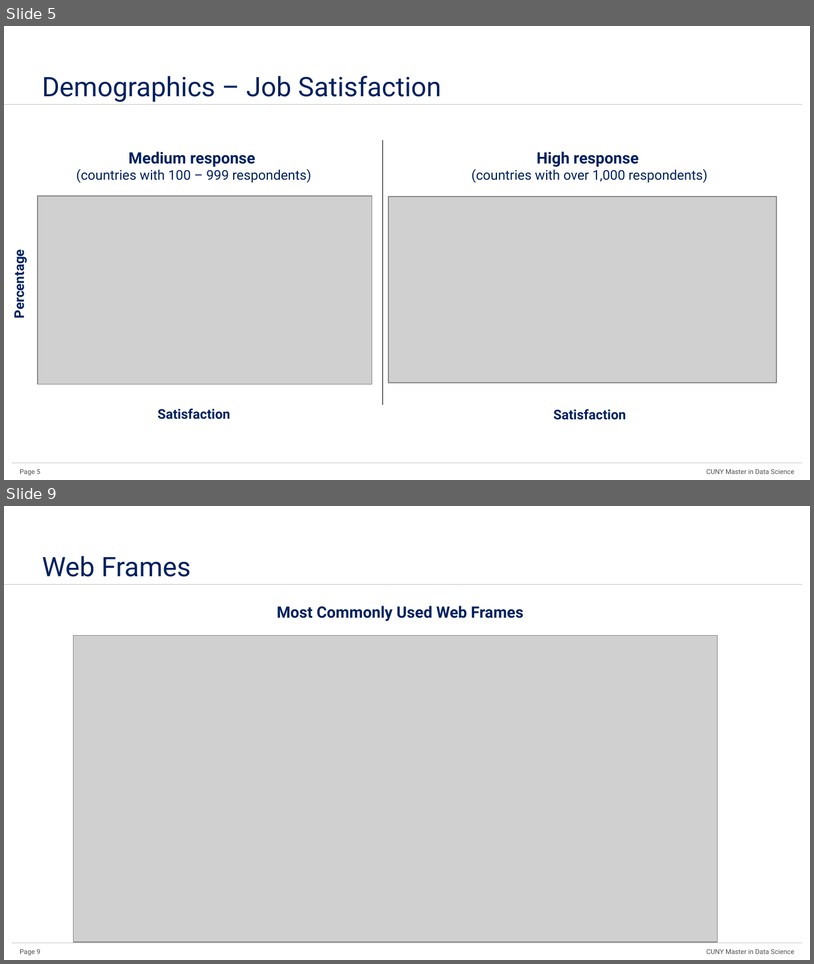
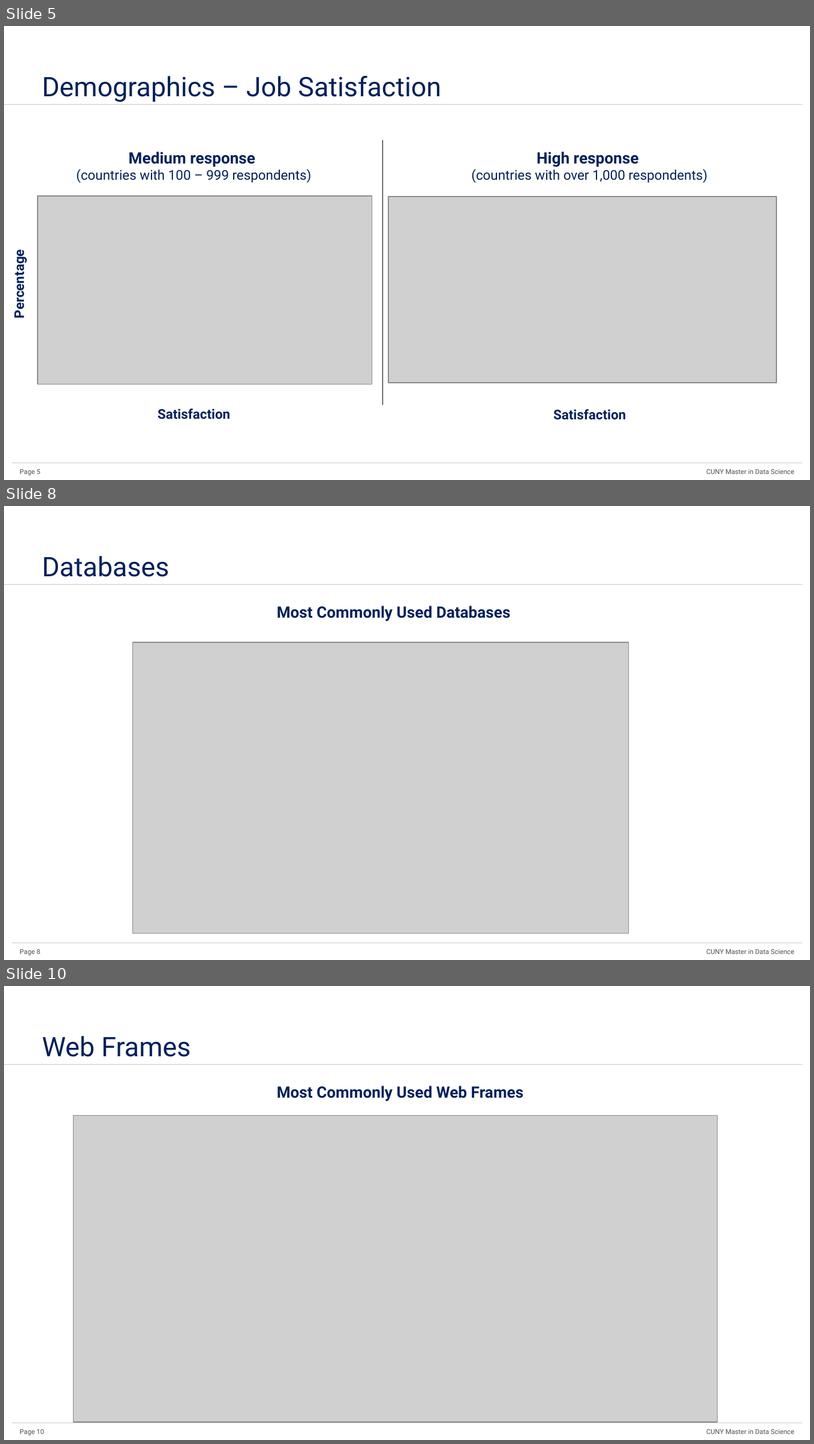
Before and after one commit to hillt5/Project-3-DATA-607, a slide deck: 04Presentation/Data607_Project3_Data_Science_Skills.pptx. Shown one above the other, each under a label of ours: slides 5 and 9 before the commit, slides 5, 8 and 10 after it; the slides between them are not shown. The pictures are 814x964 and 814x1444 pixels, drawn with LibreOffice and Linux fonts; fonts in the diff are those of the drawing; grey boxes stand for pictures. Boxes give left, top, right and bottom in pixels: in the first picture for what was removed or moved away, otherwise in the second. Text is boxed around its words. In the diff, an @@ line names an element or a change of style, - is before the commit and + after.

```diff
--- a/04Presentation/Data607_Project3_Data_Science_Skills.pptx
+++ b/04Presentation/Data607_Project3_Data_Science_Skills.pptx
@@ slide 8 added at [4,506,810,960], background #FFFFFF; not listed: 4 template elements that a slide beside it also shows @@
@@ title added at [42,556,169,577], 24 pt, text #002060 @@
+Databases
@@ text added at [277,606,511,621], 14 pt, text #002060, bold @@
+Most Commonly Used Databases
@@ picture added at [133,642,630,933] @@
@@ what was slide 9 is now slide 10 @@
@@ page number at [20,1429,44,1435]: text changed @@
-Page 9
+Page 10
```
Also in this commit, not shown: 3 other slides added, 3 slides removed.
